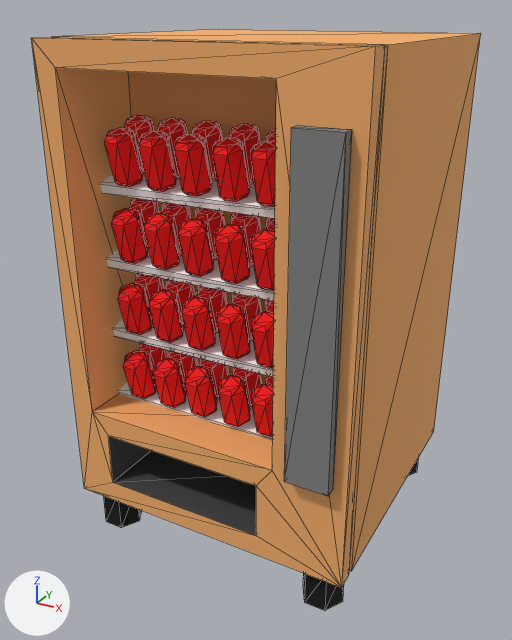
One commit to the FBX model Assets/Resources/3D/Town/vending machine/vending_machine.fbx: the scene before it, then after it.
Camera for both pictures: a camera (50 mm lens) standing at (4.81, 7.69, 2.81) and looking at (3.06, 10.87, 1.22). Every picture has the same lights, and +X, +Y and +Z are marked at lower left. Mesh edges are drawn as thin lines. Where no turn or scale is listed for an object, it has been applied to the vertices.

The first picture shows 'vending_machine'.
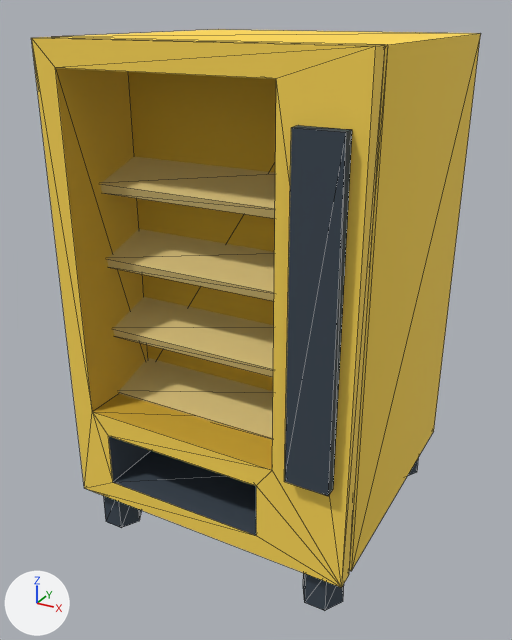
Pixel boxes (x1, y1, x2, y2) of what changed, in the pictures (512 x 640 px):
part 1 of me_mesh, deleted (red)
    before: (104, 115, 276, 437)
part 2 of me_mesh, surface changed (orange to yellow)
    both: (31, 29, 481, 611)

What the commit changed:
me_mesh is used by ob_vending_machine; location (3.102, 10.988, 0.0).
me_mesh had 1084 vertices, 1968 faces and spanned x -0.81..0.81, y -0.85..0.79, z 0.01..2.69.
me_mesh now has 124 vertices, 208 faces and spans x -0.81..0.81, y -0.85..0.79, z 0.01..2.69.
me_mesh part 1: 40 loose pieces with 960 vertices, spanning x -0.6..0.35, y -0.65..-0.31, z 0.82..2.33, are deleted.
me_mesh part 2: 208 kept faces spanning x -0.81..0.81, y -0.85..0.79, z 0.01..2.69 get new texture (UV) coordinates.
